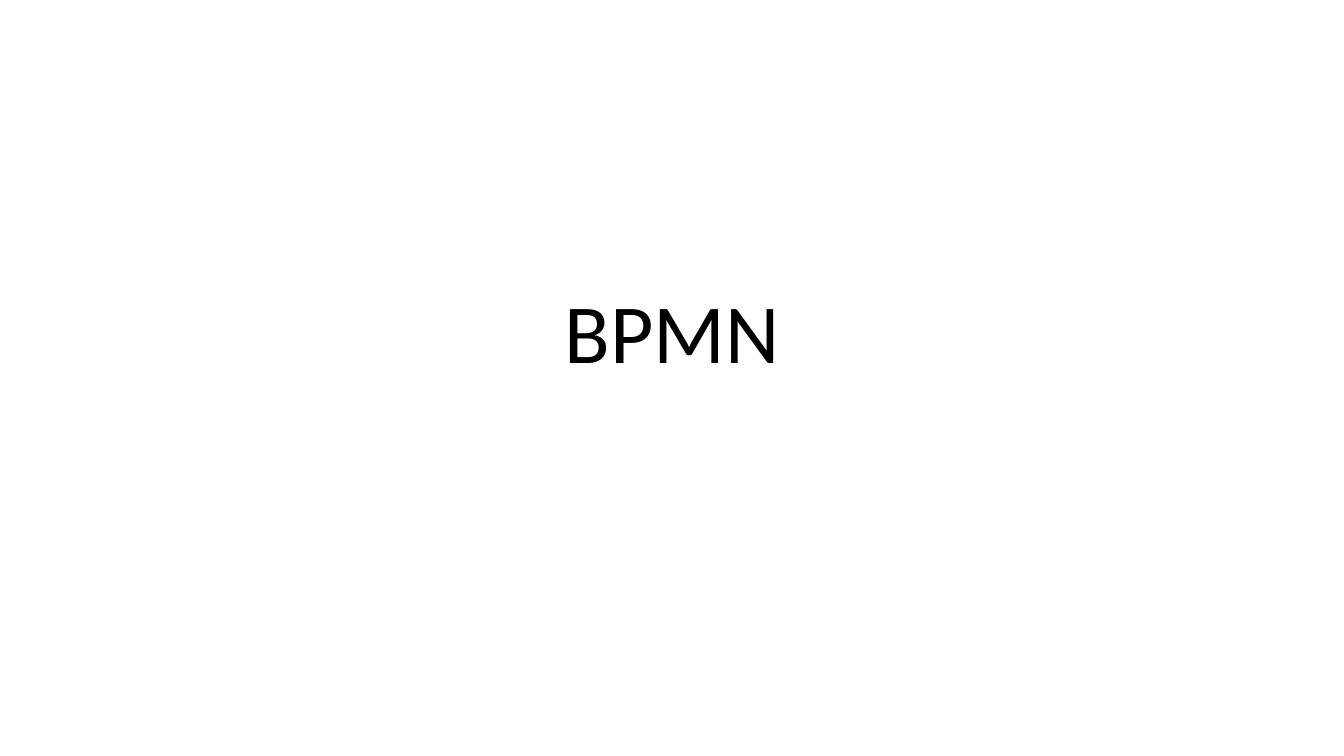
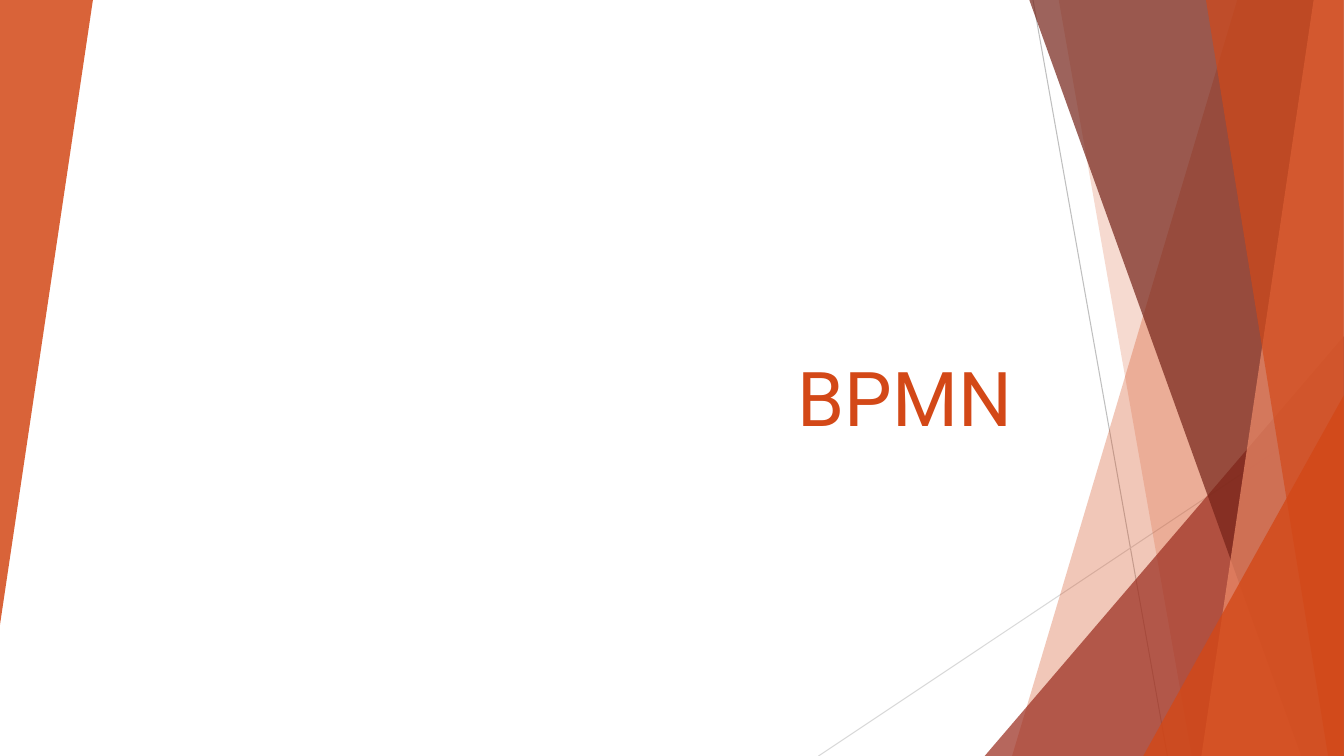
Before and after one commit to AlexanderSchallmeiner/Verhaltensdiagramme, a slide deck: slide 1 of BPMN.pptx. Drawn at 1344x756 pixels with LibreOffice and Linux fonts; fonts in the diff are those of the drawing. Boxes give left, top, right and bottom in pixels: in the first picture for what was removed or moved away, otherwise in the second. Text is boxed around its words. In the diff, an @@ line names an element or a change of style, - is before the commit and + after.

Commit message:
Add files via upload
added new slides and first layout

```diff
--- a/BPMN.pptx
+++ b/BPMN.pptx
@@ group added at box(0, 0, 1344, 756): 5 freeform shapes, 3 triangles, 2 lines @@
@@ title "BPMN": place and size @@
-title "BPMN" at box(564, 309, 779, 363)
+title "BPMN" at box(798, 372, 1013, 426)
@@ title "BPMN" at box(798, 372, 1013, 426): size 60 to 54 pt, font Calibri to Roboto, text colour #000000 to #D34817; alignment centre to right; line spacing 0.9 to 1 @@
```
Also in this commit, not shown: 4 other slides changed, 6 slides added, 1 slide removed.
